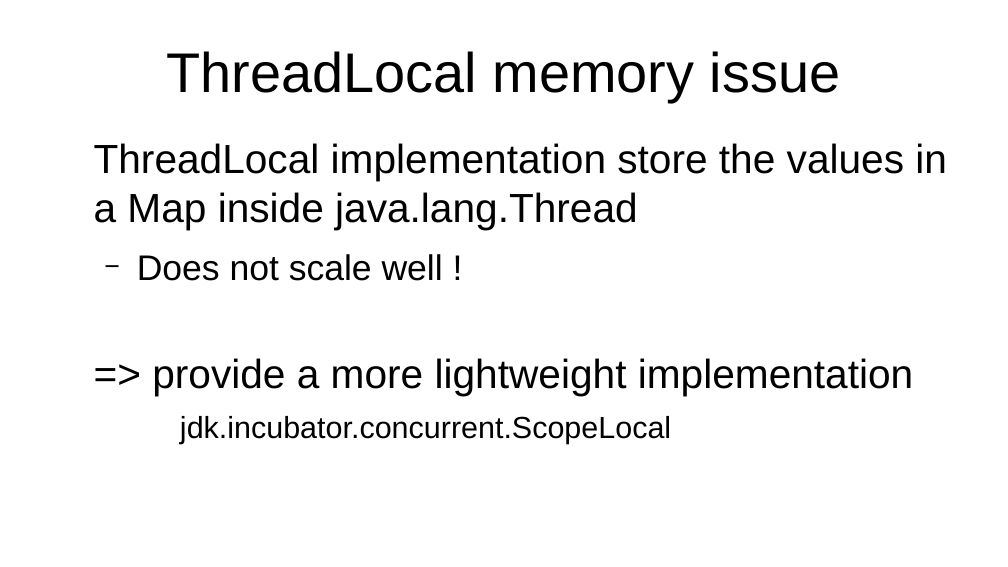
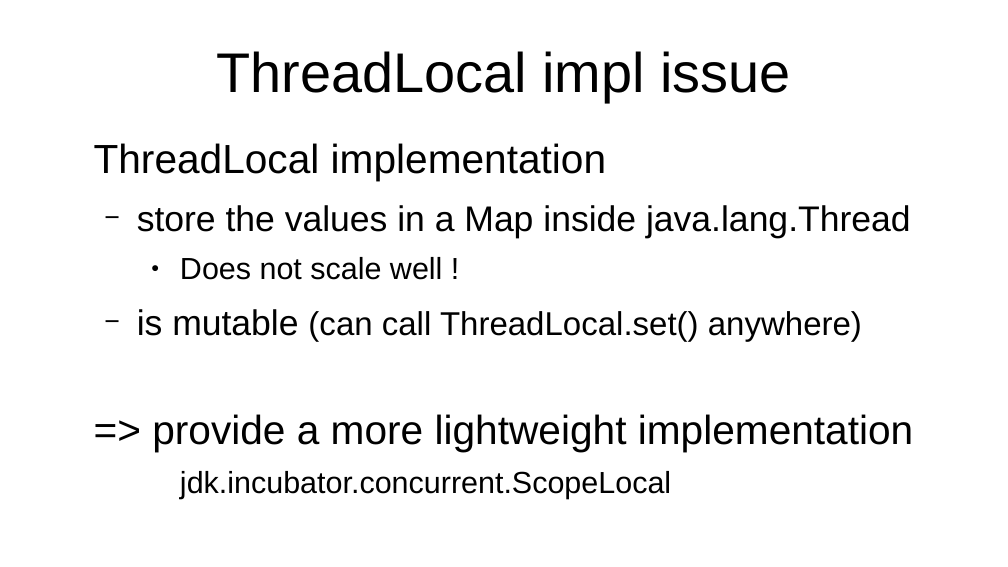
Before and after one commit to forax/loom-fiber, a slide deck: slide 36 of loom is looming.odp. Drawn at 1008x567 pixels with LibreOffice and Linux fonts; fonts in the diff are those of the drawing. Boxes give left, top, right and bottom in pixels: in the first picture for what was removed or moved away, otherwise in the second. Text is boxed around its words. In the diff, an @@ line names an element or a change of style, - is before the commit and + after.

```diff
--- a/loom is looming.odp
+++ b/loom is looming.odp
@@ title at (x1=216, y1=51, x2=790, y2=102): text changed @@
-ThreadLocal memory issue
+ThreadLocal impl issue
@@ text at (x1=94, y1=143, x2=911, y2=238): text changed; size 32 to 28 pt @@
-ThreadLocal implementation store the values in a Map inside java.lang.Thread
+ThreadLocal implementation
+  − store the values in a Map inside java.lang.Thread
@@ text at (x1=180, y1=257, x2=443, y2=280): size 28 to 24 pt in "Does not scale well !"; bullet − to ●; list level 2 to 3 in "Does not scale well !" @@
@@ text at (x1=137, y1=309, x2=862, y2=342): paragraph added @@
+  − is mutable (can call ThreadLocal.set() anywhere)
```
Also in this commit, not shown: 12 other slides changed, 1 other file.
